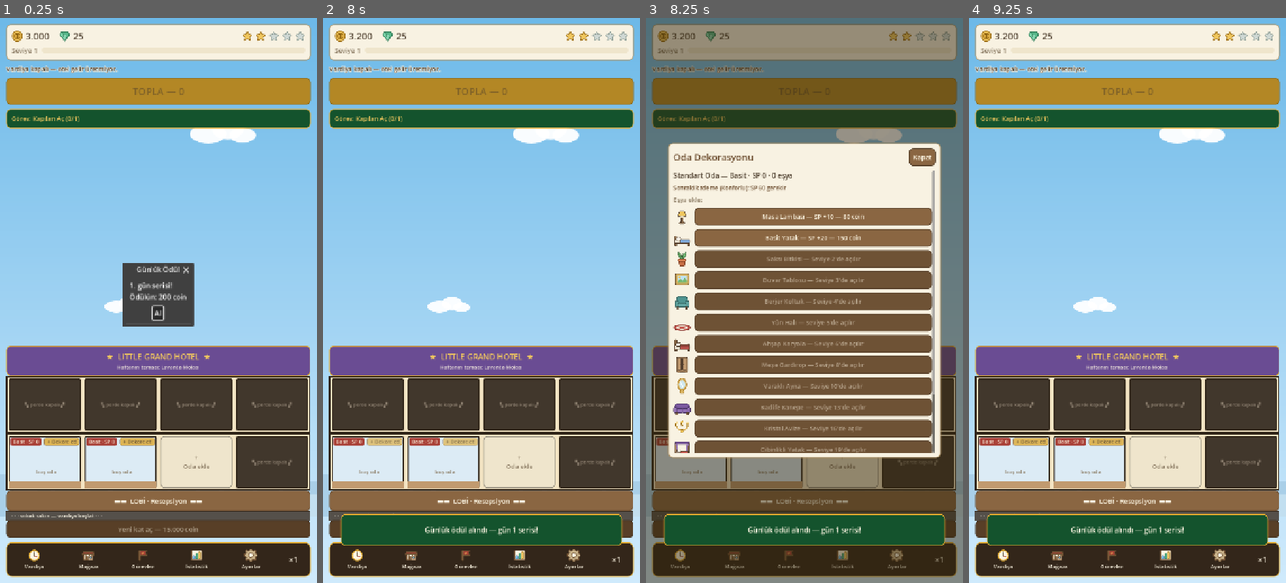
Above: before the commit, frames 1-4 (left to right).
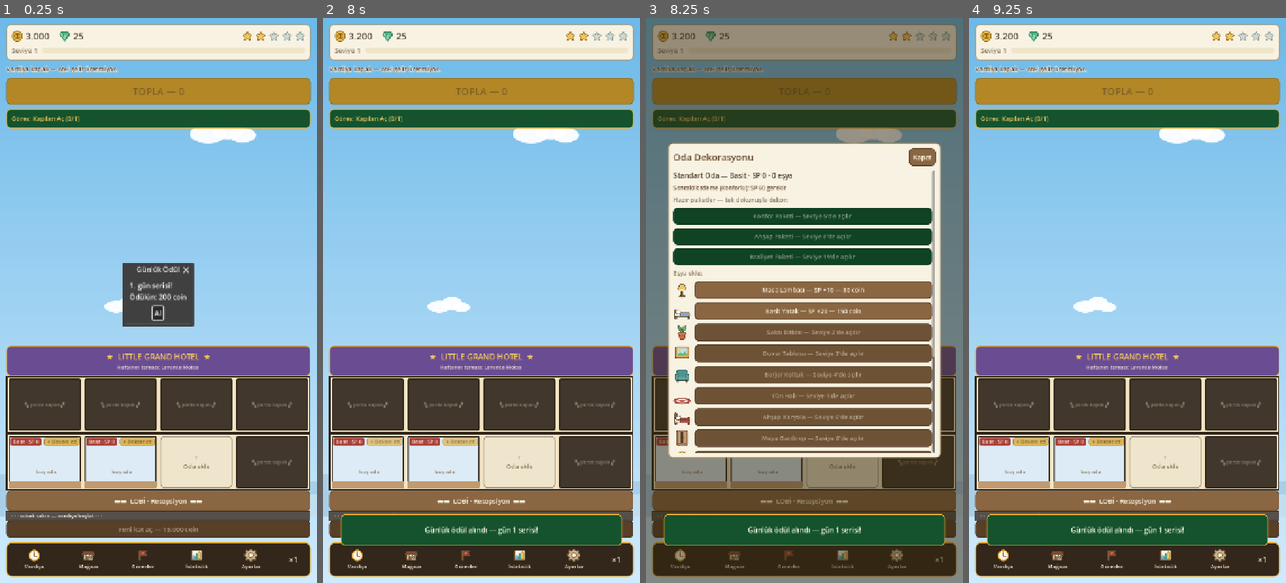
Above: after the commit, the same moments.

Repository: Eren-Ozcan/LittleGrandHotel
Game: Godot game, scene res://main.tscn
Same seed, same stepped clock (60 frames per second), same inputs: the game is played once before the commit and once after it.
Inputs (mouse positions are in pixels of both pictures, inside the frame that each line leads up to):
- Up to frame 1 (0.25 s): no input
- Up to frame 2 (8 s): click (367, 464) at 0.52 s; click (443, 464) at 1.27 s; click "+ Oda ekle" at 2 s; click (357, 560) at 2.77 s; click (411, 560) at 3.52 s; click (465, 560) at 4.27 s; click (519, 560) at 5.02 s; click (573, 560) at 5.77 s; click (617, 560) at 6.52 s; click "Al" at 7.25 s
- Up to frame 3 (8.25 s): click (690, 464) at 8.02 s
- Up to frame 4 (9.25 s): click "Kapat" at 8.75 s

Frames 1-2 are identical in both runs. In frame 3, 23% of the frame differs, in the area x 8-92%, y 31-77%; in frame 4, nothing differs.

Commit message:
Hotel City mekanikleri (UI): istila gorseli, durtme, yakalama, paketler, kapasite
- Istilali oda: koyu duvar, hamambocegi ikonu (roach.svg), "ISTILA! 150c"
  plakasi; temizlikte bedel toast'i, coin yetmezse uyari
- Odadaki misafir artik dokunulabilir: gizli mufettis durtmesi
  (pariltilar + kalan hak sayaci)
- Vardiyada her 25 sn'de bir sokakta kacan misafir yuruyup gecer;
  dokununca kapiya doner, saatlik gelirin %15'i bonus
- Oda popup'inda hazir dekor paketleri (indirim ve kilit gosterimli)
- Tesislerde vardiya sirasinda kapasite kadar mini misafir

Co-Authored-By: Claude Fable 5 <noreply@anthropic.com>

Diff:
--- /dev/null
+++ b/assets/ui/roach.svg
@@ -0,0 +1,13 @@
+<svg xmlns="http://www.w3.org/2000/svg" width="64" height="48" viewBox="0 0 64 48">
+  <ellipse cx="26" cy="30" rx="14" ry="9" fill="#5b3a1e" stroke="#2e1c0c" stroke-width="2"/>
+  <ellipse cx="26" cy="27" rx="10" ry="5" fill="#7a4f28" opacity="0.8"/>
+  <circle cx="40" cy="27" r="6" fill="#4a2f16" stroke="#2e1c0c" stroke-width="2"/>
+  <circle cx="42.5" cy="25.5" r="1.4" fill="#f5efdc"/>
+  <path d="M 44 24 q 6 -6 10 -5 M 45 27 q 7 -2 11 1" fill="none" stroke="#2e1c0c" stroke-width="1.8" stroke-linecap="round"/>
+  <path d="M 18 36 l -5 6 M 24 38 l -2 7 M 32 38 l 2 6" fill="none" stroke="#2e1c0c" stroke-width="1.8" stroke-linecap="round"/>
+  <path d="M 16 26 l -7 -3 M 18 31 l -8 1" fill="none" stroke="#2e1c0c" stroke-width="1.8" stroke-linecap="round"/>
+  <path d="M 50 10 q 2 -4 5 -4 M 52 14 q 3 -2 6 -1" fill="none" stroke="#8d8070" stroke-width="1.6" stroke-linecap="round"/>
+  <circle cx="55" cy="12" r="2.2" fill="#8d8070"/>
+  <circle cx="10" cy="12" r="1.8" fill="#8d8070"/>
+  <path d="M 6 9 q 2 -3 5 -2" fill="none" stroke="#8d8070" stroke-width="1.4" stroke-linecap="round"/>
+</svg>
--- a/src/main.gd
+++ b/src/main.gd
@@ -76,6 +76,8 @@
 
 var selected_room := -1
 var move_from := -1
+var _walker: Control = null
+var _walker_timer := 0.0
 var _toast_timer := 0.0
 var _tex_cache: Dictionary = {}
 var _sfx_players: Dictionary = {}
@@ -108,10 +110,64 @@
 
 func _process(delta: float) -> void:
 	_update_live_labels()
+	_update_walker(delta)
 	if _toast_timer > 0.0:
 		_toast_timer -= delta
 		if _toast_timer <= 0.0:
 			toast_panel.visible = false
+
+
+## Kaçan misafir: vardiya sırasında ara ara sokakta bir misafir yürüyüp
+## geçer; dokunursan kapıya döner ve bonus verir (Hotel City "drag guest").
+func _update_walker(delta: float) -> void:
+	if not Game.shift_active() or is_instance_valid(_walker):
+		return
+	_walker_timer += delta
+	if _walker_timer < float(Game.eco.catch.interval_real_seconds):
+		return
+	_walker_timer = 0.0
+	_spawn_walker()
+
+
+func _spawn_walker() -> void:
+	if street_node == null or not is_instance_valid(street_node):
+		return
+	var walk_y := street_node.global_position.y - 34.0
+	var b := TextureButton.new()
+	b.texture_normal = _tex("res://assets/guests/guest_%s.svg" % ["a", "b", "c"][randi() % 3])
+	b.ignore_texture_size = true
+	b.stretch_mode = TextureButton.STRETCH_KEEP_ASPECT_CENTERED
+	b.custom_minimum_size = Vector2(40, 40)
+	b.size = Vector2(40, 40)
+	b.position = Vector2(size.x + 24.0, walk_y)
+	b.z_index = 55
+	add_child(b)
+	_walker = b
+	_animate_guest(b, randi() % 4, true)
+	var tw := b.create_tween()
+	b.set_meta("walk_tween", tw)
+	tw.tween_property(b, "position:x", -64.0, 10.0)
+	tw.tween_callback(b.queue_free)
+	b.pressed.connect(func(): _on_walker_caught(b))
+
+
+func _on_walker_caught(b: Control) -> void:
+	var bonus := Game.catch_guest()
+	if bonus <= 0:
+		return
+	_play("collect")
+	_show_toast("Kaçan misafiri kapıya döndürdün! +%d coin" % bonus)
+	var old_tw: Tween = b.get_meta("walk_tween")
+	if old_tw:
+		old_tw.kill()
+	b.disabled = true
+	b.mouse_filter = Control.MOUSE_FILTER_IGNORE
+	var tw := b.create_tween()
+	tw.tween_property(b, "position:x", size.x / 2.0, 0.8) \
+		.set_trans(Tween.TRANS_SINE).set_ease(Tween.EASE_OUT)
+	tw.tween_property(b, "scale", Vector2(0.3, 0.3), 0.25)
+	tw.parallel().tween_property(b, "modulate:a", 0.0, 0.25)
+	tw.tween_callback(b.queue_free)
 
 
 func _init_sfx() -> void:
@@ -632,12 +688,15 @@
 	var d: Dictionary = Game.room_def(room.type)
 	var cat: String = d.category
 	var is_dirty: bool = cat == "guest" and room.dirty
+	var is_infested: bool = is_dirty and Game.room_infested(room)
 
 	var b := Button.new()
 	b.size_flags_horizontal = Control.SIZE_EXPAND_FILL
 	b.custom_minimum_size = Vector2(0, 118)
 	var wall: Color = WALLPAPERS.get(room.type, PALETTE.cream)
-	if is_dirty:
+	if is_infested:
+		wall = wall.darkened(0.45)
+	elif is_dirty:
 		wall = wall.darkened(0.25)
 	for state in ["normal", "hover", "pressed", "disabled"]:
 		var sb := StyleBoxFlat.new()
@@ -689,14 +748,34 @@
 			var cheapest := Game.cheapest_item_price()
 			if cheapest > 0 and Game.coins >= cheapest:
 				b.add_child(_make_decorate_badge())
-		# Misafir (vardiya açık + temiz odada)
+		# Misafir (vardiya açık + temiz odada) — dokununca dürtülür (gizli müfettiş)
 		if Game.shift_active() and not is_dirty:
 			var g_idx := idx % 3
-			var gpath := "res://assets/guests/guest_%s.svg" % ["a", "b", "c"][g_idx]
-			var guest := _icon(gpath, 44)
+			var guest := TextureButton.new()
+			guest.texture_normal = _tex("res://assets/guests/guest_%s.svg" % ["a", "b", "c"][g_idx])
+			guest.ignore_texture_size = true
+			guest.stretch_mode = TextureButton.STRETCH_KEEP_ASPECT_CENTERED
+			guest.custom_minimum_size = Vector2(44, 44)
+			guest.mouse_filter = Control.MOUSE_FILTER_STOP
+			guest.pressed.connect(func(): _on_guest_poked(guest))
 			strip.add_child(guest)
 			_animate_guest(guest, idx, false)
 	else:
+		# Tesis kapasitesi: vardiyada içerideki müşteriler görünür
+		if cat == "facility" and Game.shift_active():
+			var cap_row := HBoxContainer.new()
+			cap_row.add_theme_constant_override("separation", 1)
+			cap_row.anchor_top = 1.0
+			cap_row.anchor_bottom = 1.0
+			cap_row.offset_top = -44
+			cap_row.offset_bottom = -14
+			cap_row.offset_left = 4
+			cap_row.mouse_filter = Control.MOUSE_FILTER_IGNORE
+			b.add_child(cap_row)
+			for ci in int(d.get("capacity", 0)):
+				var cg := _icon("res://assets/guests/guest_%s.svg" % ["a", "b", "c"][(idx + ci) % 3], 26)
+				cap_row.add_child(cg)
+				_animate_guest(cg, idx + ci, false)
 		var art := _icon("res://assets/rooms/%s.svg" % room.type, 64)
 		art.anchor_left = 0.5
 		art.anchor_right = 0.5
@@ -709,9 +788,9 @@
 		art.custom_minimum_size = Vector2.ZERO
 		b.add_child(art)
 
-	# Kirli göstergesi
+	# Kirli göstergesi (istilada hamamböceği)
 	if is_dirty:
-		var dust := _icon("res://assets/ui/dust.svg", 52)
+		var dust := _icon("res://assets/ui/roach.svg" if is_infested else "res://assets/ui/dust.svg", 52)
 		dust.anchor_left = 0.5
 		dust.anchor_right = 0.5
 		dust.anchor_top = 0.5
@@ -736,7 +815,9 @@
 	plate.position = Vector2(4, 4)
 	plate.mouse_filter = Control.MOUSE_FILTER_IGNORE
 	var plate_text: String = d.name
-	if is_dirty:
+	if is_infested:
+		plate_text = "İSTİLA! %d c" % int(Game.eco.infest.clean_cost)
+	elif is_dirty:
 		plate_text = "KİRLİ!"
 	elif cat == "guest":
 		plate_text = "%s · SP %d" % [Game.tier_name(Game.room_tier(room)), Game.room_score(room)]
@@ -792,16 +873,39 @@
 	if room.dirty:
 		# Buton yeniden kurulumda yok olacağı için merkezi temizlemeden önce al
 		var center := btn.global_position + btn.size / 2.0
+		var cost := Game.clean_cost(idx)
 		if Game.clean_room(idx):
 			_play("clean")
 			_spawn_clean_anim(center)
-			_show_toast("Oda temizlendi (+2 XP)")
+			if cost > 0:
+				_show_toast("İstila temizlendi! (−%d coin, +2 XP)" % cost)
+			else:
+				_show_toast("Oda temizlendi (+2 XP)")
+		elif cost > 0:
+			_show_toast("İstila temizliği için %d coin gerek!" % cost)
 		return
 	selected_room = idx
 	if Game.room_def(room.type).category == "guest":
 		_open_popup("Oda Dekorasyonu", _build_room_popup)
 	else:
 		_open_popup("Tesis", _build_facility_popup)
+
+
+## Uyuyan misafiri dürtme: Hotel City'deki gizli müfettiş şansı.
+func _on_guest_poked(btn: Control) -> void:
+	if Game.pokes_left() <= 0:
+		_play("tap")
+		_show_toast("Bugünlük dürtme hakkın bitti — yarın yine dene!")
+		return
+	var center := btn.global_position + btn.size / 2.0
+	var bonus := Game.poke_guest()
+	if bonus > 0:
+		_play("collect")
+		_spawn_sparkles(center)
+		_show_toast("Gizli müfettiş çıktı! +%d coin (kalan hak: %d)" % [bonus, Game.pokes_left()])
+	else:
+		_play("tap")
+		_show_toast("Misafir esnedi, uyumaya devam etti… (kalan hak: %d)" % Game.pokes_left())
 
 
 func _on_collect() -> void:
@@ -816,7 +920,7 @@
 ## Misafir canlandırması: kuyruktakiler paytak yürür, odadakiler kıpırdanır.
 ## Container yerleşimine dokunmamak için yalnızca rotation/scale kullanılır;
 ## tween misafir düğümüne bağlıdır, düğüm silinince kendiliğinden ölür.
-func _animate_guest(g: TextureRect, seed_i: int, walking: bool) -> void:
+func _animate_guest(g: Control, seed_i: int, walking: bool) -> void:
 	g.pivot_offset = Vector2(g.custom_minimum_size.x / 2.0, g.custom_minimum_size.y)
 	var dur := 0.32 + 0.06 * (seed_i % 4)
 	var tw := g.create_tween().set_loops()
@@ -1021,6 +1125,31 @@
 	if tier < Game.eco.tier_names.size() - 1:
 		var next_th := int(Game.eco.tier_thresholds[tier + 1])
 		c.add_child(_label("Sonraki kademe (%s): SP %d gerekir" % [Game.tier_name(tier + 1), next_th], 13, PALETTE.wood_dark))
+
+	# Hazır dekor paketleri: tek dokunuşla, tek tek almaktan ucuz
+	var bundles: Array = Game.eco.get("bundles", [])
+	if not bundles.is_empty():
+		c.add_child(_label("Hazır paketler — tek dokunuşla dekor:", 14, PALETTE.muted))
+		for bd in bundles:
+			var sp_total := 0
+			for iid in bd.items:
+				sp_total += int(Game.item_def(iid).sp)
+			var pb := _button("%s — SP +%d — %s coin (%%%d indirimli)" % [
+				bd.name, sp_total, _fmt(Game.bundle_price(bd)), int(float(bd.discount) * 100.0)],
+				14, PALETTE.green_deep, PALETTE.cream_text)
+			var need_lv := Game.bundle_unlock_level(bd)
+			if Game.level() < need_lv:
+				pb.text = "%s — Seviye %d'de açılır" % [bd.name, need_lv]
+				pb.disabled = true
+			else:
+				pb.disabled = not Game.can_buy_bundle(bd)
+				var bid: String = bd.id
+				pb.pressed.connect(func():
+					if Game.buy_bundle(selected_room, bid):
+						_play("buy")
+						_show_toast("%s yerleştirildi!" % Game.bundle_def(bid).name))
+			c.add_child(pb)
+
 	c.add_child(_label("Eşya ekle:", 14, PALETTE.muted))
 	var lv := Game.level()
 	for it in Game.eco.items:
Not shown, added: assets/ui/roach.svg.import
